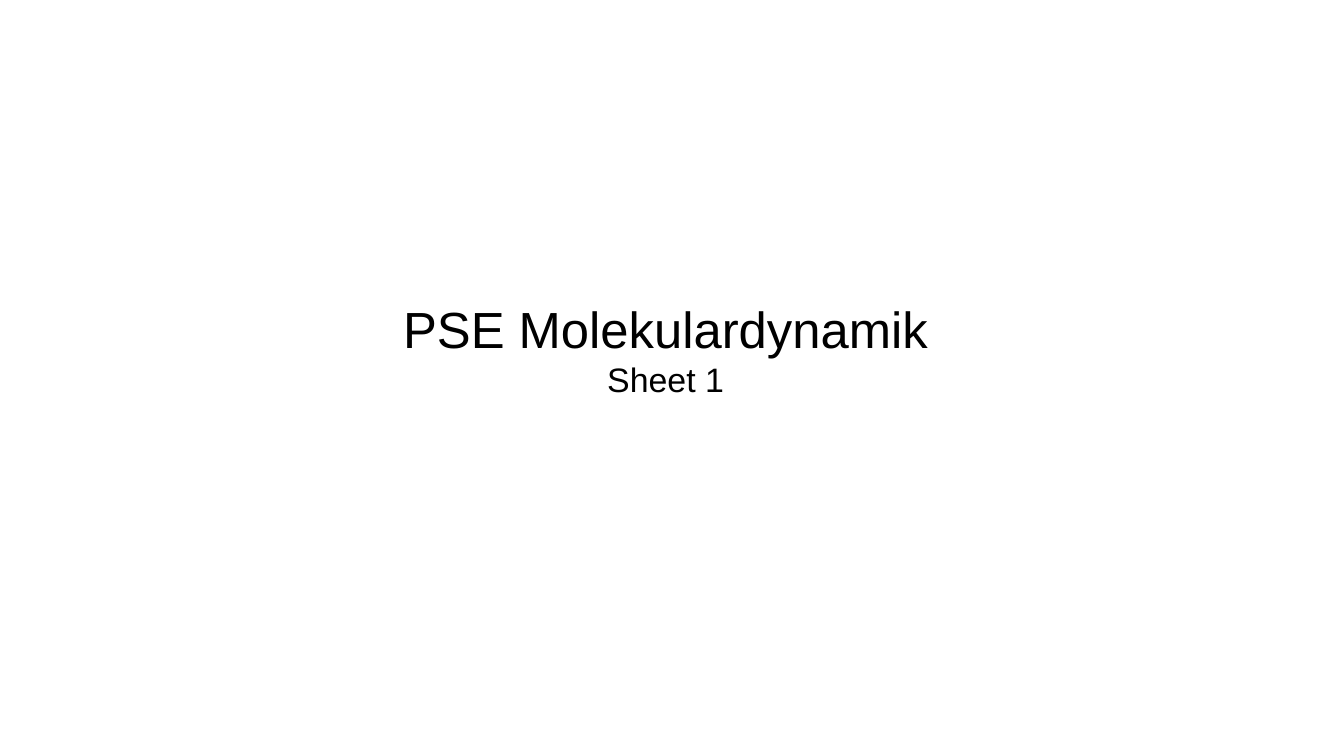
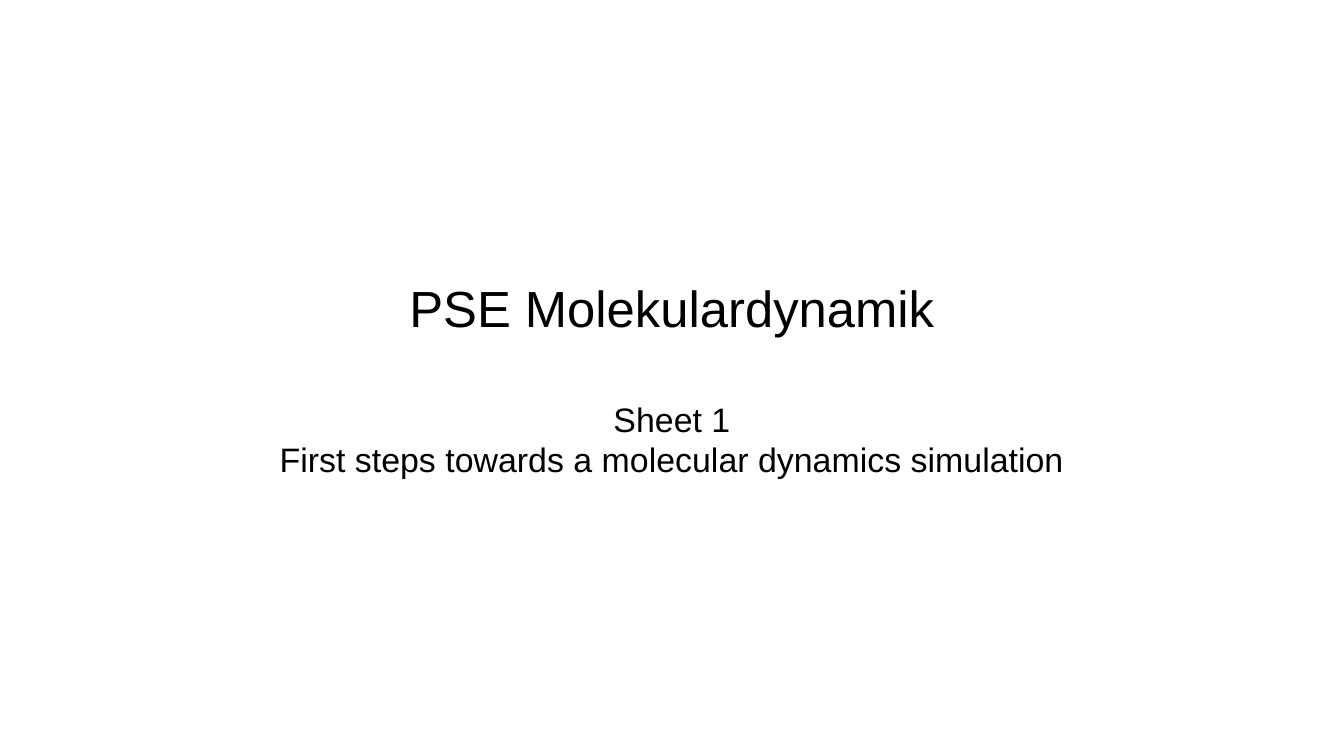
Before and after one commit to lneef/PSEMolDyn_Group1, a slide deck: slide 1 of Sheet1.odp. Drawn at 1344x756 pixels with LibreOffice and Linux fonts; fonts in the diff are those of the drawing. Boxes give left, top, right and bottom in pixels: in the first picture for what was removed or moved away, otherwise in the second. Text is boxed around its words. In the diff, an @@ line names an element or a change of style, - is before the commit and + after.

```diff
--- a/Sheet1.odp
+++ b/Sheet1.odp
@@ title at (280,290,1064,479): text changed; size 30 to 20 pt @@
-PSE Molekulardynamik
-Sheet 1
+PSE Molekulardynamik
+Sheet 1
+First steps towards a molecular dynamics simulation
```
Also in this commit, not shown: 8 other slides changed.
